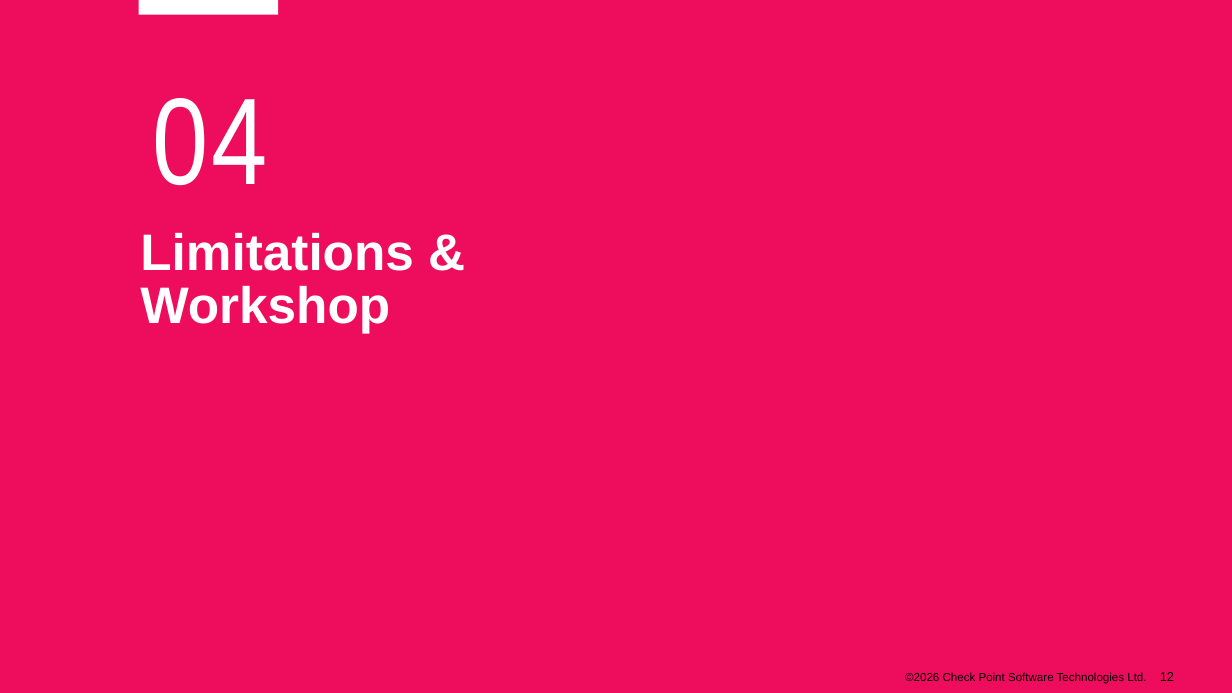
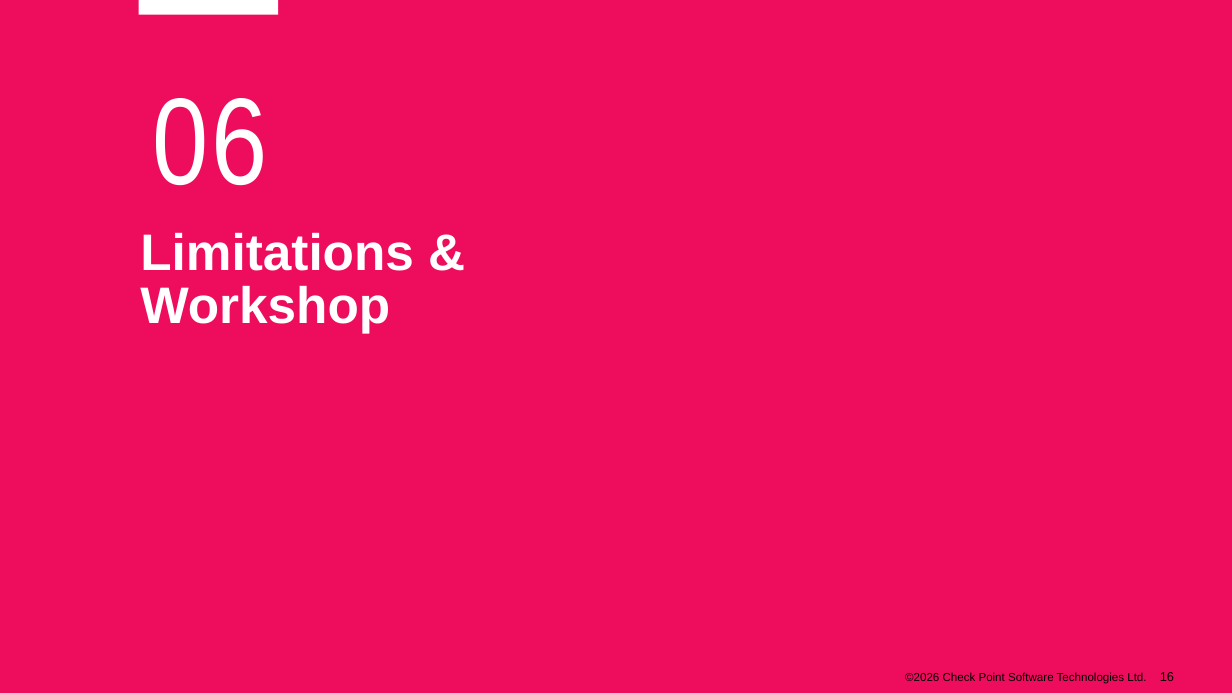
Before and after one commit to alshawwaf/ai-basic-training, a slide deck: slide 16 of stage1_classic_ml/02_linear_regression/Lecture-2-Linear-Regression.pptx (slide 12 before the commit). Drawn at 1232x693 pixels with LibreOffice and Linux fonts; fonts in the diff are those of the drawing; background and template pictures are left out. Boxes give left, top, right and bottom in pixels: in the first picture for what was removed or moved away, otherwise in the second. Text is boxed around its words. In the diff, an @@ line names an element or a change of style, - is before the commit and + after.

```diff
--- a/stage1_classic_ml/02_linear_regression/Lecture-2-Linear-Regression.pptx
+++ b/stage1_classic_ml/02_linear_regression/Lecture-2-Linear-Regression.pptx
@@ text at (x1=153, y1=98, x2=268, y2=186): text changed @@
-04
+06
@@ page number at (x1=1160, y1=672, x2=1174, y2=681): text changed @@
-12
+16
```
Also in this commit, not shown: 8 other slides changed, 9 slides added, 5 slides removed.
